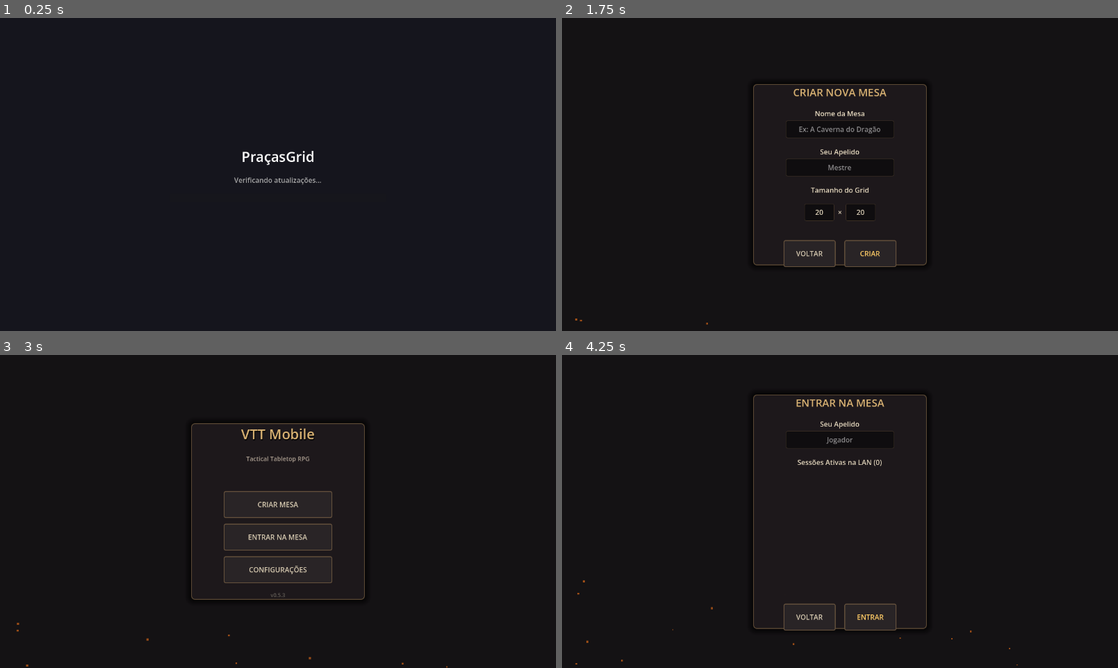
Above: before the commit, frames 1-4 (two rows, left to right).
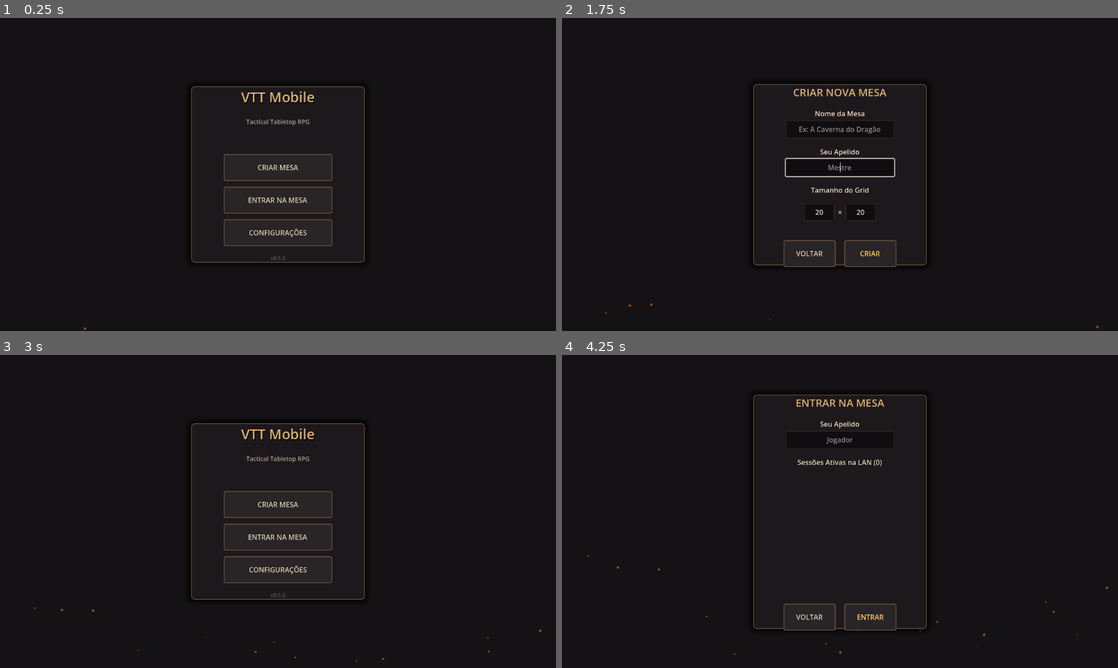
Above: after the commit, the same moments.

Repository: Asllow/vtt-mobile
Game: Godot game, scene res://scenes/ui/updater/Updater.tscn
Same seed, same stepped clock (60 frames per second), same inputs: the game is played once before the commit and once after it.
Inputs (mouse positions are in pixels of both pictures, inside the frame that each line leads up to):
- Up to frame 1 (0.25 s): no input
- Up to frame 2 (1.75 s): click (840, 168) at 0.5 s, where only the run after the commit has a clickable "CRIAR MESA"; click (840, 168) at 1.25 s, where only the run before the commit has a clickable "CRIAR MESA"
- Up to frame 3 (3 s): click (278, 464) at 2.02 s; type "Alex" at 2.1 s; click (278, 505) at 2.25 s; type "Alex" at 2.33 s; click "VOLTAR" at 2.75 s
- Up to frame 4 (4.25 s): click "ENTRAR NA MESA" at 3.5 s

The runs differ from the first frame. In frame 1, 1.8% of the frame differs, in the area x 15-66%, y 21-100%; in frame 2, 0.2%; in frame 3, less than 0.1%; in frame 4, less than 0.1%.

Commit message:
style: Match Updater visual to MainMenu and enhance UX to skip loading animations

Diff:
--- a/scenes/ui/updater/Updater.tscn
+++ b/scenes/ui/updater/Updater.tscn
@@ -1,6 +1,30 @@
-[gd_scene load_steps=2 format=3 uid="uid://d3a4b5c6e7f8g"]
+[gd_scene load_steps=5 format=3 uid="uid://d3a4b5c6e7f8g"]
 
 [ext_resource type="Script" path="res://scripts/ui/updater/updater.gd" id="1_script"]
+
+[sub_resource type="StyleBoxFlat" id="StyleBoxFlat_bg"]
+bg_color = Color(0.15, 0.16, 0.2, 0.95)
+corner_radius_top_left = 20
+corner_radius_top_right = 20
+corner_radius_bottom_right = 20
+corner_radius_bottom_left = 20
+shadow_size = 10
+
+[sub_resource type="StyleBoxFlat" id="StyleBoxFlat_btn"]
+bg_color = Color(0.2, 0.5, 0.9, 1)
+corner_radius_top_left = 10
+corner_radius_top_right = 10
+corner_radius_bottom_right = 10
+corner_radius_bottom_left = 10
+expand_margin_top = 8.0
+expand_margin_bottom = 8.0
+
+[sub_resource type="StyleBoxFlat" id="StyleBoxFlat_progress"]
+bg_color = Color(0.2, 0.7, 0.4, 1)
+corner_radius_top_left = 10
+corner_radius_top_right = 10
+corner_radius_bottom_right = 10
+corner_radius_bottom_left = 10
 
 [node name="Updater" type="Control"]
 layout_mode = 3
@@ -20,7 +44,8 @@
 grow_vertical = 2
 color = Color(0.0823529, 0.0823529, 0.113725, 1)
 
-[node name="VBoxContainer" type="VBoxContainer" parent="."]
+[node name="PanelContainer" type="PanelContainer" parent="."]
+visible = false
 layout_mode = 1
 anchors_preset = 8
 anchor_left = 0.5
@@ -28,33 +53,47 @@
 anchor_right = 0.5
 anchor_bottom = 0.5
 offset_left = -250.0
-offset_top = -60.0
+offset_top = -100.0
 offset_right = 250.0
-offset_bottom = 60.0
+offset_bottom = 100.0
 grow_horizontal = 2
 grow_vertical = 2
+theme_override_styles/panel = SubResource("StyleBoxFlat_bg")
+
+[node name="MarginContainer" type="MarginContainer" parent="PanelContainer"]
+layout_mode = 2
+theme_override_constants/margin_left = 30
+theme_override_constants/margin_top = 30
+theme_override_constants/margin_right = 30
+theme_override_constants/margin_bottom = 30
+
+[node name="VBoxContainer" type="VBoxContainer" parent="PanelContainer/MarginContainer"]
+layout_mode = 2
 theme_override_constants/separation = 20
 
-[node name="Title" type="Label" parent="VBoxContainer"]
+[node name="Title" type="Label" parent="PanelContainer/MarginContainer/VBoxContainer"]
 layout_mode = 2
 theme_override_font_sizes/font_size = 32
-text = "PraçasGrid"
+text = "Atualização Disponível"
 horizontal_alignment = 1
 
-[node name="StatusLabel" type="Label" parent="VBoxContainer"]
+[node name="StatusLabel" type="Label" parent="PanelContainer/MarginContainer/VBoxContainer"]
 layout_mode = 2
-theme_override_colors/font_color = Color(0.666667, 0.666667, 0.666667, 1)
-text = "Verificando atualizações..."
+theme_override_colors/font_color = Color(0.8, 0.8, 0.8, 1)
+text = "Baixando atualização..."
 horizontal_alignment = 1
 
-[node name="ProgressBar" type="ProgressBar" parent="VBoxContainer"]
-custom_minimum_size = Vector2(0, 20)
+[node name="ProgressBar" type="ProgressBar" parent="PanelContainer/MarginContainer/VBoxContainer"]
+custom_minimum_size = Vector2(0, 24)
 layout_mode = 2
+size_flags_vertical = 4
+theme_override_styles/fill = SubResource("StyleBoxFlat_progress")
 show_percentage = false
 
-[node name="RetryButton" type="Button" parent="VBoxContainer"]
+[node name="RetryButton" type="Button" parent="PanelContainer/MarginContainer/VBoxContainer"]
 layout_mode = 2
 size_flags_horizontal = 4
+theme_override_styles/normal = SubResource("StyleBoxFlat_btn")
 text = " Tentar Novamente "
 
-[connection signal="pressed" from="VBoxContainer/RetryButton" to="." method="_on_retry_button_pressed"]
+[connection signal="pressed" from="PanelContainer/MarginContainer/VBoxContainer/RetryButton" to="." method="_on_retry_button_pressed"]
--- a/scripts/ui/updater/updater.gd
+++ b/scripts/ui/updater/updater.gd
@@ -4,9 +4,10 @@
 # URL base que vai apontar pro arquivo version.json no GitHub (Raw)
 var VERSION_URL = "https://raw.githubusercontent.com/Asllow/vtt-mobile/main/version.json"
 
-@onready var status_label: Label = $VBoxContainer/StatusLabel
-@onready var progress_bar: ProgressBar = $VBoxContainer/ProgressBar
-@onready var retry_button: Button = $VBoxContainer/RetryButton
+@onready var panel_container: PanelContainer = $PanelContainer
+@onready var status_label: Label = $PanelContainer/MarginContainer/VBoxContainer/StatusLabel
+@onready var progress_bar: ProgressBar = $PanelContainer/MarginContainer/VBoxContainer/ProgressBar
+@onready var retry_button: Button = $PanelContainer/MarginContainer/VBoxContainer/RetryButton
 
 var http_version: HTTPRequest
 var http_download: HTTPRequest
@@ -29,18 +30,15 @@
 	# Verifica se já temos um patch salvo de atualizações anteriores para carregar agora!
 	_inject_saved_patch()
 
-	# Aguarda um pouquinho pra tela respirar e checa se tem algo novo
-	await get_tree().create_timer(1.0).timeout
+	# Tenta checar atualização diretamente
 	check_for_updates()
 
 func check_for_updates() -> void:
-	status_label.text = "Verificando atualizações..."
-	progress_bar.hide()
-	retry_button.hide()
-
 	var err = http_version.request(VERSION_URL)
 	if err != OK:
-		_fail("Falha ao iniciar verificação de rede.")
+		# Se der erro logo na requisição (sem internet), vai pro jogo
+		print("Falha ao iniciar verificação de rede. Modo offline.")
+		start_game()
 
 func _on_version_request_completed(result: int, response_code: int, headers: PackedStringArray, body: PackedByteArray) -> void:
 	if result != HTTPRequest.RESULT_SUCCESS or response_code != 200:
@@ -59,14 +57,14 @@
 
 	# Compara as strings de versão (ex: "0.5.0" vs "0.4.0")
 	if _is_version_greater(latest_version, CURRENT_VERSION) and patch_url != "":
-		# Tem atualização!
-		status_label.text = "Baixando atualização... Por favor, aguarde."
+		# Tem atualização! Mostra a tela!
+		panel_container.show()
+		status_label.text = "Baixando atualização... (" + latest_version + ")"
 		progress_bar.show()
 		progress_bar.value = 0
 		start_download()
 	else:
-		status_label.text = "Jogo atualizado!"
-		await get_tree().create_timer(0.5).timeout
+		# Jogo atualizado, sem animação
 		start_game()
 
 func _is_version_greater(v1: String, v2: String) -> bool:
@@ -125,8 +123,12 @@
 	get_tree().change_scene_to_file("res://scenes/main/Main.tscn")
 
 func _fail(msg: String) -> void:
+	panel_container.show()
 	status_label.text = msg
 	retry_button.show()
+	progress_bar.hide()
 
 func _on_retry_button_pressed() -> void:
+	retry_button.hide()
+	status_label.text = "Verificando..."
 	check_for_updates()
